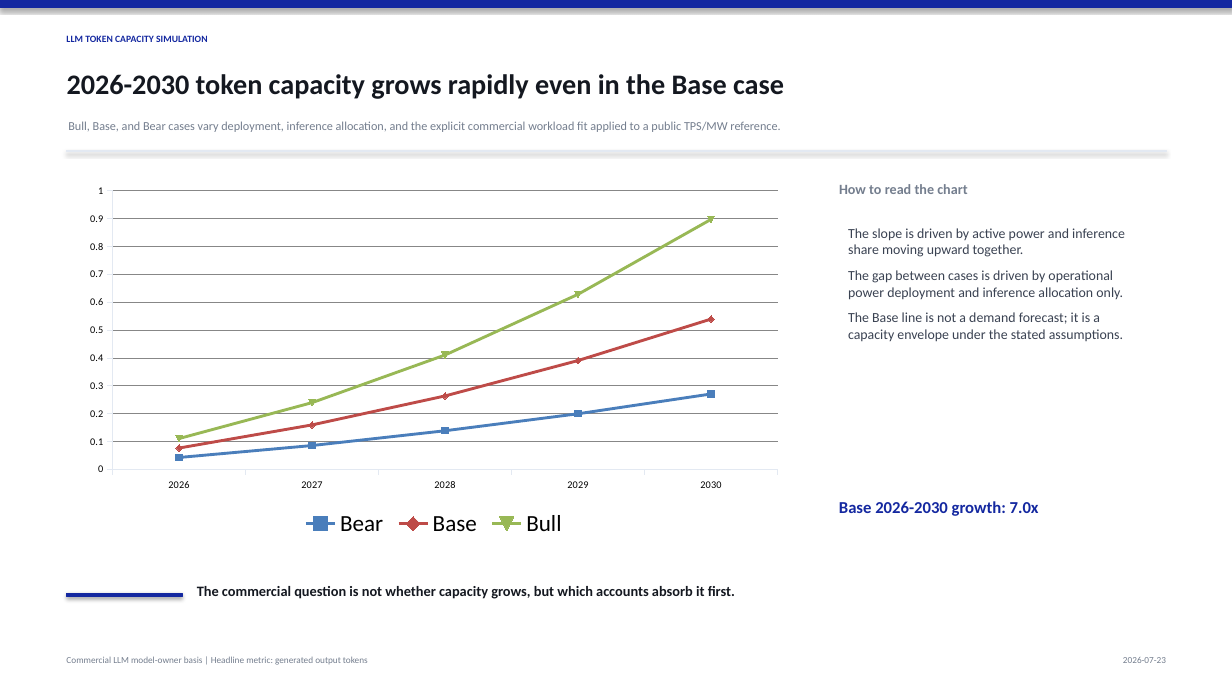
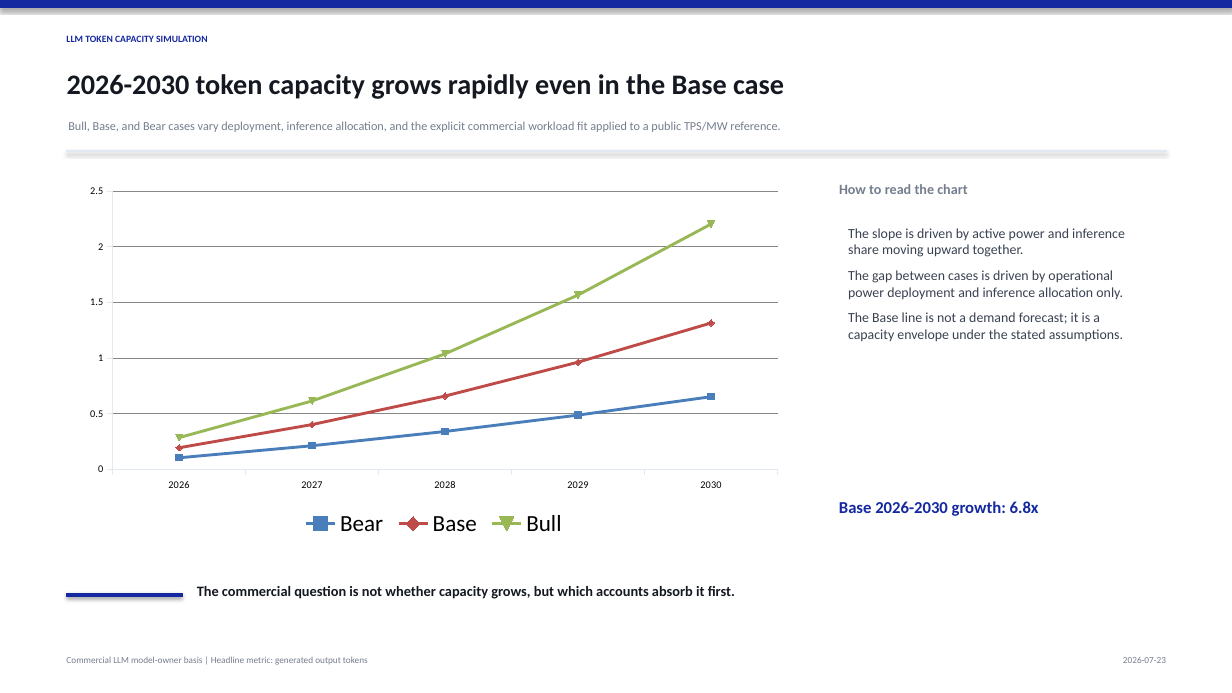
Before and after one commit to abcd00ou/Codex, a slide deck: slide 3 of llm_token_capacity_project/outputs/reports/llm_token_capacity_samsung_style_en_2026_2030.pptx. Drawn at 1232x693 pixels with LibreOffice and Linux fonts; fonts in the diff are those of the drawing. Boxes give left, top, right and bottom in pixels: in the first picture for what was removed or moved away, otherwise in the second. Text is boxed around its words. In the diff, an @@ line names an element or a change of style, - is before the commit and + after.

```diff
--- a/llm_token_capacity_project/outputs/reports/llm_token_capacity_samsung_style_en_2026_2030.pptx
+++ b/llm_token_capacity_project/outputs/reports/llm_token_capacity_samsung_style_en_2026_2030.pptx
@@ line chart at [76, 177, 792, 543] @@
-Bear: 0.04, 0.09, 0.14, 0.2, 0.27
+Bear: 0.1, 0.21, 0.34, 0.49, 0.65
-Base: 0.08, 0.16, 0.26, 0.39, 0.54
+Base: 0.2, 0.4, 0.66, 0.96, 1.31
-Bull: 0.11, 0.24, 0.41, 0.63, 0.9
+Bull: 0.29, 0.61, 1.04, 1.57, 2.2
@@ text at [839, 501, 1039, 516]: text changed @@
-Base 2026-2030 growth: 7.0x
+Base 2026-2030 growth: 6.8x
```
Also in this commit, not shown: 3 other slides changed, 9 other files.
